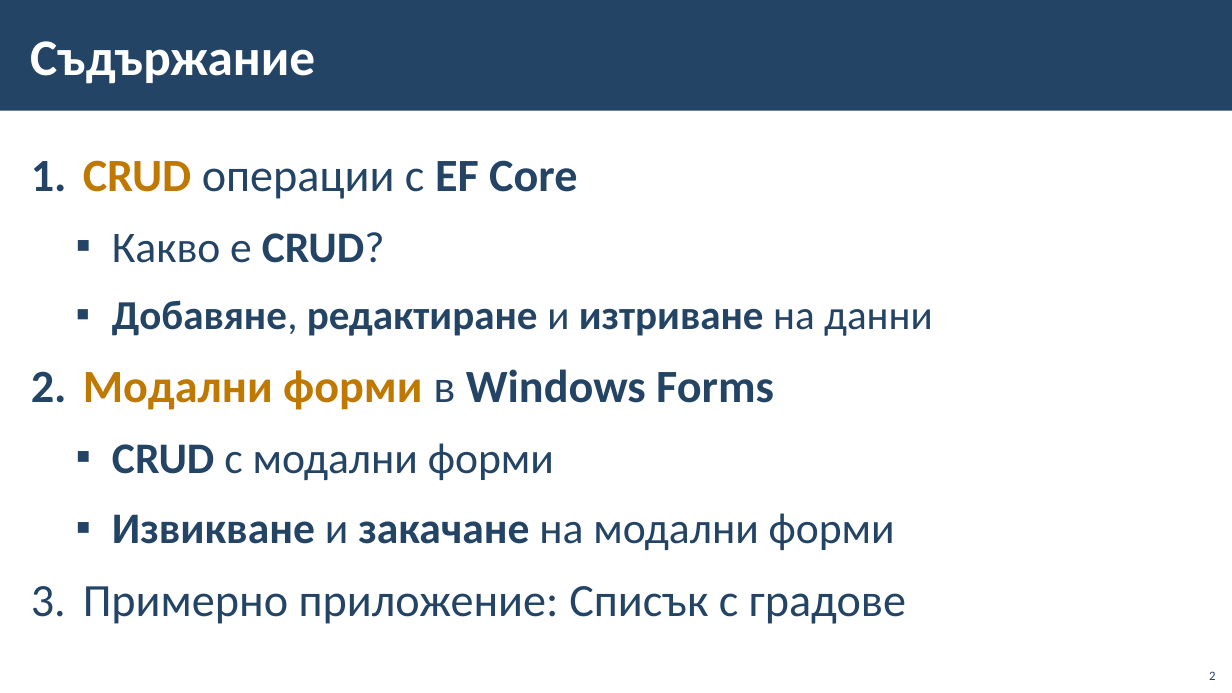
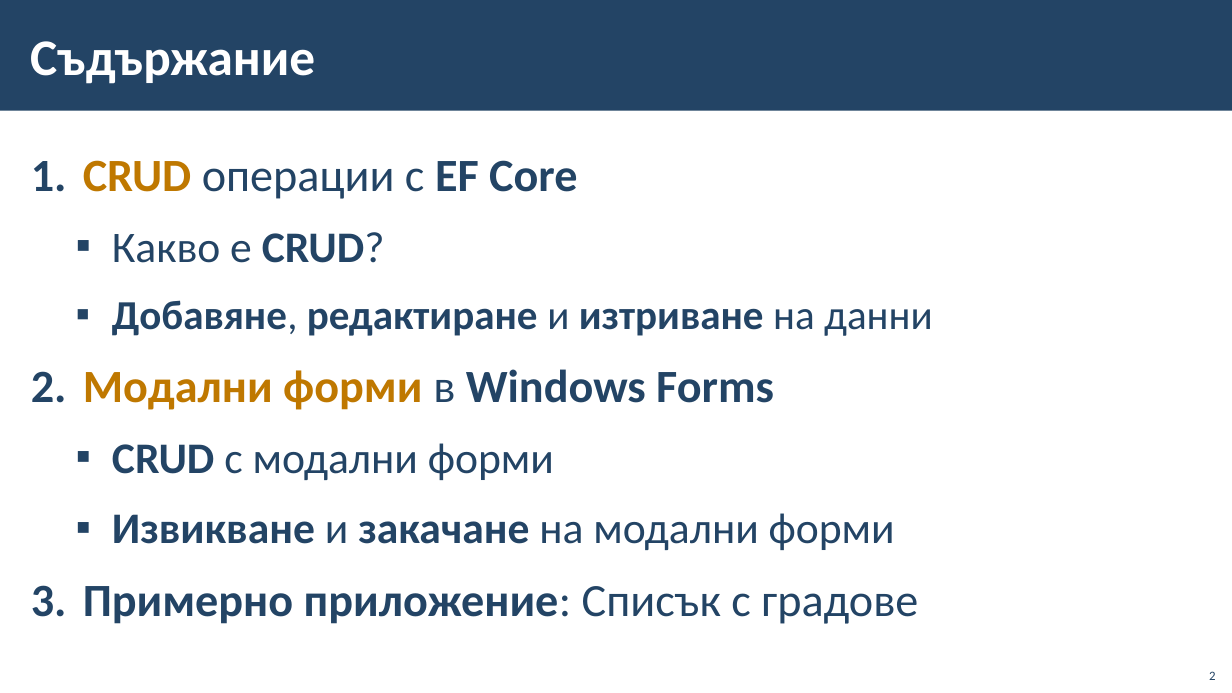
Before and after one commit to BG-IT-Edu/School-Programming, a slide deck: slide 2 of Courses/Software-Sciences/Module-4-Information-Systems-New/06-CRUD-with-EF-and-Windows-Forms/06-CRUD-with-EF-Core-and-Windows-Forms.pptx. Drawn at 1232x693 pixels with LibreOffice and Linux fonts; fonts in the diff are those of the drawing; background and template pictures are left out. Boxes give left, top, right and bottom in pixels: in the first picture for what was removed or moved away, otherwise in the second. Text is boxed around its words. In the diff, an @@ line names an element or a change of style, - is before the commit and + after.

```diff
--- a/Courses/Software-Sciences/Module-4-Information-Systems-New/06-CRUD-with-EF-and-Windows-Forms/06-CRUD-with-EF-Core-and-Windows-Forms.pptx
+++ b/Courses/Software-Sciences/Module-4-Information-Systems-New/06-CRUD-with-EF-and-Windows-Forms/06-CRUD-with-EF-Core-and-Windows-Forms.pptx
@@ text at [83,586,918,624]: bold on in "Примерно приложение:" @@
```
